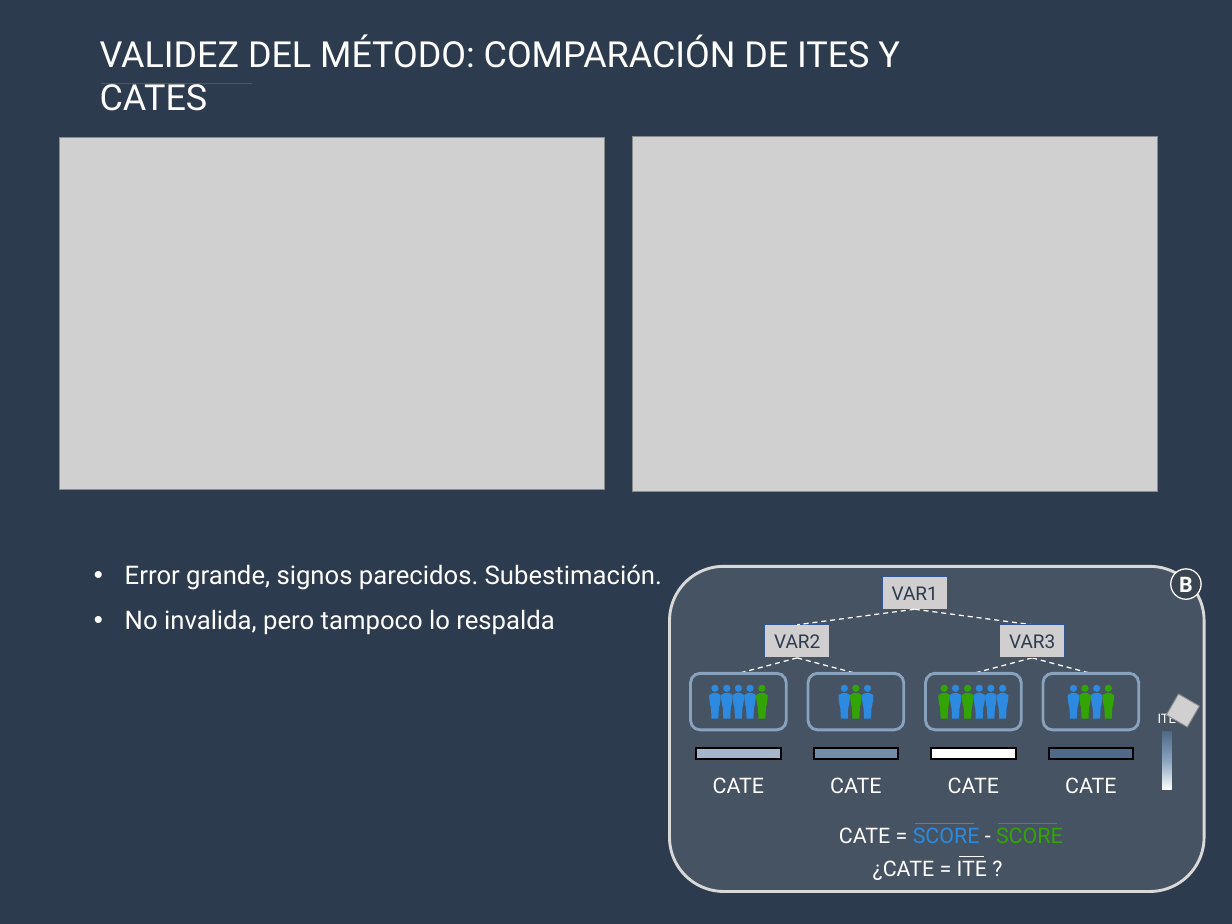
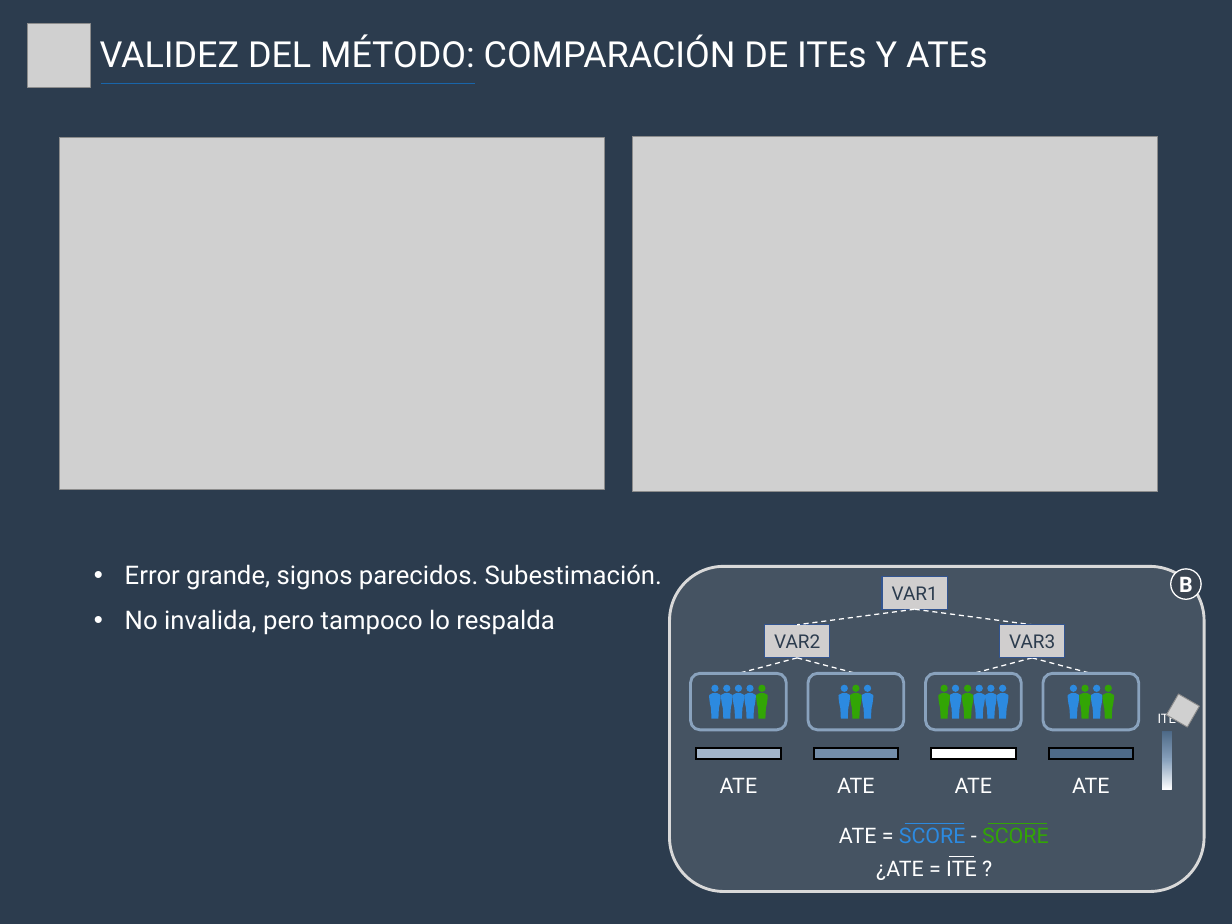
Before and after one commit to JMBorrego/CashCognitive, a slide deck: slide 14 of assets/Presentation/Presentation.pptx (slide 15 before the commit). Drawn at 1232x924 pixels with LibreOffice and Linux fonts; fonts in the diff are those of the drawing; grey boxes stand for pictures. Boxes give left, top, right and bottom in pixels: in the first picture for what was removed or moved away, otherwise in the second. Text is boxed around its words. In the diff, an @@ line names an element or a change of style, - is before the commit and + after.

```diff
--- a/assets/Presentation/Presentation.pptx
+++ b/assets/Presentation/Presentation.pptx
@@ picture added at <box>28,24,91,87</box> @@
@@ text at <box>100,34,988,68</box>: text changed @@
-VALIDEZ DEL MÉTODO: COMPARACIÓN DE ITES Y CATES
+VALIDEZ DEL MÉTODO: COMPARACIÓN DE ITEs Y ATEs
@@ line moved from (101, 83) - (252, 83) to (101, 83) - (476, 83) @@
@@ text at <box>720,777,758,793</box>: text changed @@
-CATE
+ATE
@@ text at <box>837,777,875,793</box>: text changed @@
-CATE
+ATE
@@ text at <box>955,777,993,793</box>: text changed @@
-CATE
+ATE
@@ text at <box>1072,777,1110,793</box>: text changed @@
-CATE
+ATE
@@ text at <box>839,823,966,843</box>: text changed @@
-CATE = SCORE - SCORE
+ATE = SCORE - SCORE
@@ 3 lines: place and size @@
-3 lines at <box>915,823,1057,857</box>
+3 lines at <box>905,823,1047,857</box>
@@ text at <box>876,860,976,880</box>: text changed @@
-¿CATE = ITE ?
+¿ATE = ITE ?
```
Also in this commit, not shown: 5 other slides changed, 2 slides added, 3 slides removed.
